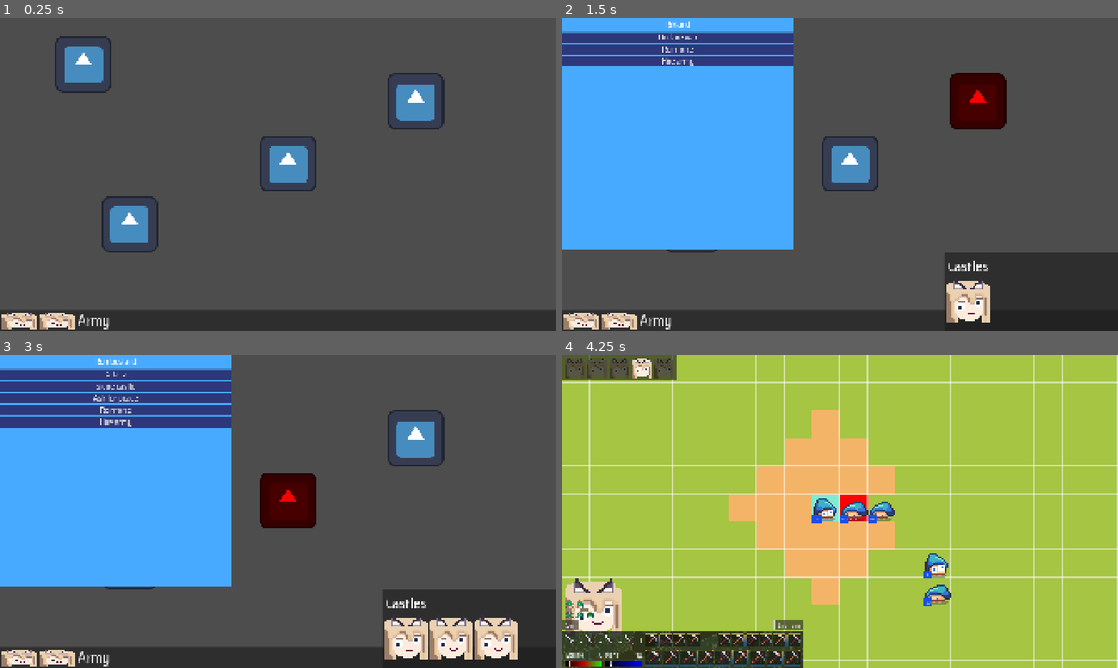
Above: before the commit, frames 1-4 (two rows, left to right).
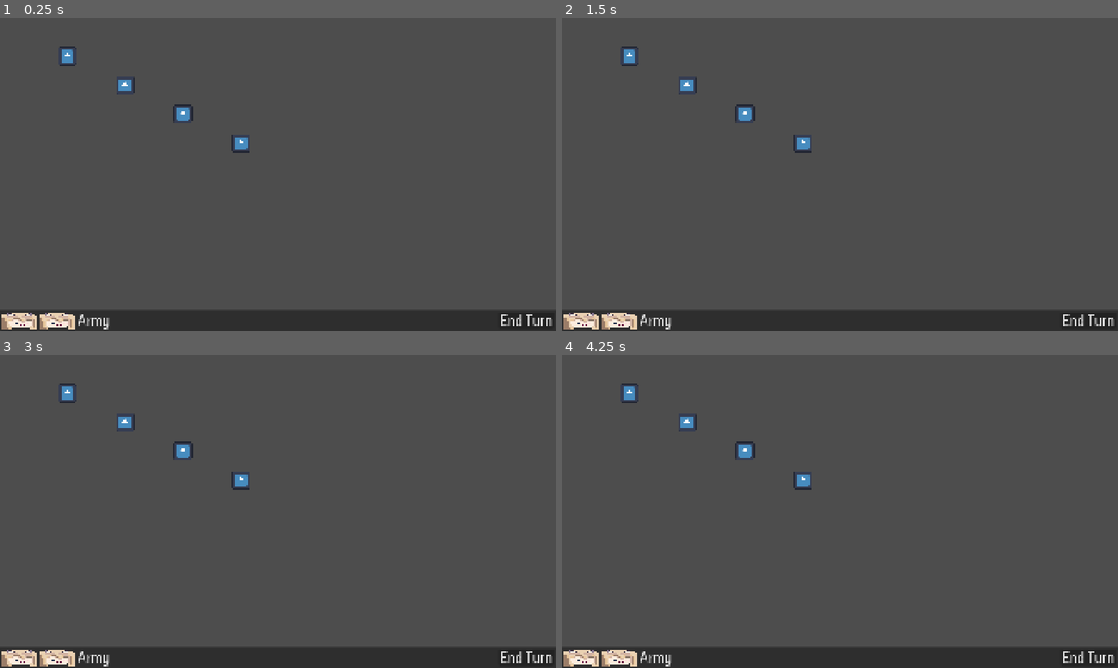
Above: after the commit, the same moments.

Repository: Sandorik00/sangoku
Game: Godot game, scene res://main.tscn
Two runs of this game, one before a commit and one after it. Both use one fixed random seed, a clock stepped at 60 frames per second and the inputs below. The engine's default icon, where the game draws it, is replaced by a stand-in: a white triangle on a blue panel in a dark square.
Inputs (mouse positions are in pixels of both pictures, inside the frame that each line leads up to; where the layout moved, square brackets give the same spot in the first picture):
- Up to frame 1 (0.25 s): no input
- Up to frame 2 (1.5 s): click (628, 55) [645, 64] at 0.5 s; click (979, 102) at 1.27 s
- Up to frame 3 (3 s): click (127, 561) at 2.02 s; click (289, 502) at 2.77 s
- Up to frame 4 (4.25 s): click (678, 373) at 3.5 s, where only the run before the commit has a clickable "Attack"

The runs differ from the first frame. In frame 1, 4.5% of the frame differs, in the area x 9-100%, y 5-99%; in frame 2, 40%; in frame 3, 40%; in frame 4, 98%, in the area x 0-100%, y 0-100%.

Commit message:
default regions

Diff:
--- a/globals/unit_controls_state.gd
+++ b/globals/unit_controls_state.gd
@@ -7,9 +7,9 @@
 var current_state: UnitState = UnitState.TURN
 
 func forward():
-	current_state = Utils.nextEnumMember(UnitState, current_state)
+	current_state = Utils.nextEnumMember(UnitState, current_state) as UnitState
 	nextState.emit(current_state)
 
 func backwards():
-	current_state = Utils.prevEnumMember(UnitState, current_state)
+	current_state = Utils.prevEnumMember(UnitState, current_state) as UnitState
 	nextState.emit(current_state)
--- a/globals/world_state.gd
+++ b/globals/world_state.gd
@@ -1,8 +1,30 @@
 extends Node
+
+var region_icon_ps: PackedScene = preload("uid://si1chjm11vou")
 
 var default_commander: Commander = preload("uid://cvtoav134qx88")
 var default_enemy_commander: Commander = preload("uid://c7djxq3ycce4")
 var default_enemy_army: Army = preload("uid://ccflaedfaseyi")
+
+var sanland: Region = preload("uid://be1hic0tw0w81")
+var rikland: Region = preload("uid://c5vauo0h72mbl")
+var redarchive: Region = preload("uid://qit5odxkt08m")
+var rombusland: Region = preload("uid://dkvcfpm52co1")
+
+func _ready() -> void:
+	var region_icon: RegionIcon = region_icon_ps.instantiate()
+	region_icon.res = sanland
+	DEFAULT_REGIONS.set(FactionsState.FACTIONS.SAN, [region_icon])
+
+	region_icon = region_icon_ps.instantiate()
+	region_icon.res = rombusland
+	DEFAULT_REGIONS.set(FactionsState.FACTIONS.ROMBUS, [region_icon])
+
+	region_icon = region_icon_ps.instantiate()
+	region_icon.res = rikland
+	var region_icon_2 = region_icon_ps.instantiate()
+	region_icon_2.res = redarchive
+	DEFAULT_REGIONS.set(FactionsState.FACTIONS.RIK, [region_icon, region_icon_2])
 
 # player
 var PLAYER_COMMANDERS: Utils.UnitsStateDictionary = Utils.UnitsStateDictionary.new({
@@ -18,10 +40,14 @@
 }
 
 # enemies, neutrals, others per se
-var OTHER_UNITS: Dictionary[Types.TEAMS, Dictionary] = {}
+var OTHER_UNITS: Dictionary[FactionsState.FACTIONS, Dictionary] = {}
 
 var DEFAULT_ENEMY_UNITS: Dictionary[int, Unit] = {
 	0: Unit.new(Types.TEAMS.RED, default_enemy_commander.duplicate(), default_enemy_army.duplicate()),
 	1: Unit.new(Types.TEAMS.RED, default_enemy_commander.duplicate(), default_enemy_army.duplicate()),
 	2: Unit.new(Types.TEAMS.RED, default_enemy_commander.duplicate(), default_enemy_army.duplicate()),
 }
+
+# regions
+## Dictionary[FactionsState.FACTIONS, Array[RegionIcon]]
+var DEFAULT_REGIONS: Dictionary[FactionsState.FACTIONS, Array] = {}
--- /dev/null
+++ b/globals/world_turn_logic.gd
@@ -0,0 +1,11 @@
+extends Node
+
+signal turn_end()
+
+var _campaing_factions: Array[FactionsState.FACTIONS] = []
+
+func _ready():
+	turn_end.connect(_on_turn_end)
+
+func _on_turn_end():
+	pass
--- a/menuPanel.tscn
+++ b/menuPanel.tscn
@@ -8,7 +8,7 @@
 spacing_top = -20
 spacing_bottom = -30
 
-[node name="Panel" type="Panel" unique_id=1993563656 node_paths=PackedStringArray("system_btn", "items_btn", "army_btn")]
+[node name="Panel" type="Panel" unique_id=1993563656 node_paths=PackedStringArray("system_btn", "items_btn", "army_btn", "end_turn_btn")]
 custom_minimum_size = Vector2(0, 72)
 anchors_preset = 12
 anchor_top = 1.0
@@ -20,6 +20,7 @@
 system_btn = NodePath("MarginContainer/HBoxContainer/System")
 items_btn = NodePath("MarginContainer/HBoxContainer/Items")
 army_btn = NodePath("MarginContainer/HBoxContainer/Army")
+end_turn_btn = NodePath("MarginContainer/HBoxContainer/End Turn")
 
 [node name="MarginContainer" type="MarginContainer" parent="." unique_id=643354692]
 layout_mode = 1
@@ -62,3 +63,13 @@
 flat = true
 clip_text = true
 expand_icon = true
+
+[node name="Control" type="Control" parent="MarginContainer/HBoxContainer" unique_id=2043583555]
+layout_mode = 2
+size_flags_horizontal = 3
+
+[node name="End Turn" type="Button" parent="MarginContainer/HBoxContainer" unique_id=1353447845]
+layout_mode = 2
+theme_override_fonts/font = SubResource("FontVariation_efqg6")
+theme_override_font_sizes/font_size = 50
+text = "End Turn"
--- a/menu_panel.gd
+++ b/menu_panel.gd
@@ -5,10 +5,14 @@
 @export var items_btn: TextureButton
 @export var army_btn: Button
 
+@export var end_turn_btn: Button
+
 func _ready():
 	system_btn.pressed.connect(_on_system_pressed)
 	items_btn.pressed.connect(_on_items_pressed)
 	army_btn.pressed.connect(_on_army_pressed)
+
+	end_turn_btn.pressed.connect(_on_end_turn_pressed)
 
 func _on_system_pressed():
 	pass
@@ -18,3 +22,6 @@
 
 func _on_army_pressed():
 	UIState.army_menu_opened = true
+
+func _on_end_turn_pressed():
+	WorldTurnLogic.turn_end.emit()
--- a/project.godot
+++ b/project.godot
@@ -26,6 +26,7 @@
 FactionsState="*uid://vd7msjolcg4f"
 WorldActions="*uid://b86t0rhq6psg3"
 WorldState="*uid://c36pu2v0nh51f"
+WorldTurnLogic="*uid://dasgfpwywrpid"
 
 [display]
 
--- a/regions/region_icon.gd
+++ b/regions/region_icon.gd
@@ -1,4 +1,5 @@
 extends TextureButton
+class_name RegionIcon
 
 @export var res: Region
 
--- /dev/null
+++ b/regions/resources/region_res/Redarchive.tres
@@ -0,0 +1,11 @@
+[gd_resource type="Resource" script_class="Region" format=3 uid="uid://qit5odxkt08m"]
+
+[ext_resource type="Script" uid="uid://cjlq0w58b0627" path="res://regions/region.gd" id="1_twlcb"]
+
+[resource]
+script = ExtResource("1_twlcb")
+id = 2
+name = "RedArchive"
+castle_count = 2
+faction = 1
+metadata/_custom_type_script = "uid://cjlq0w58b0627"
--- /dev/null
+++ b/regions/resources/region_res/Rikzunland.tres
@@ -0,0 +1,10 @@
+[gd_resource type="Resource" script_class="Region" format=3 uid="uid://c5vauo0h72mbl"]
+
+[ext_resource type="Script" uid="uid://cjlq0w58b0627" path="res://regions/region.gd" id="1_ue6s7"]
+
+[resource]
+script = ExtResource("1_ue6s7")
+id = 1
+name = "Rikland"
+faction = 1
+metadata/_custom_type_script = "uid://cjlq0w58b0627"
--- /dev/null
+++ b/regions/resources/region_res/Rombusland.tres
@@ -0,0 +1,11 @@
+[gd_resource type="Resource" script_class="Region" format=3 uid="uid://dkvcfpm52co1"]
+
+[ext_resource type="Script" uid="uid://cjlq0w58b0627" path="res://regions/region.gd" id="1_xo73w"]
+
+[resource]
+script = ExtResource("1_xo73w")
+id = 3
+name = "Rombusland"
+castle_count = 3
+faction = 2
+metadata/_custom_type_script = "uid://cjlq0w58b0627"
--- /dev/null
+++ b/regions/resources/region_res/Sanland.tres
@@ -0,0 +1,8 @@
+[gd_resource type="Resource" script_class="Region" format=3 uid="uid://be1hic0tw0w81"]
+
+[ext_resource type="Script" uid="uid://cjlq0w58b0627" path="res://regions/region.gd" id="1_mfulu"]
+
+[resource]
+script = ExtResource("1_mfulu")
+name = "Sanland"
+metadata/_custom_type_script = "uid://cjlq0w58b0627"
--- a/ui.gd
+++ b/ui.gd
@@ -86,7 +86,7 @@
 		Types.REGION_ACTION_TYPE.ATTACK:
 			UIState.chosen_region = null
 
-			_setup_combat_ui()
+			_setup_combat()
 
 func _show_hire_ui():
 	hire_menu_ui = hire_menu_ui_ps.instantiate()
@@ -104,7 +104,7 @@
 		army_menu_ui.queue_free()
 		army_menu_ui = null
 
-func _setup_combat_ui():
+func _setup_combat():
 	world.hide()
 	self.hide()
 
--- a/world.gd
+++ b/world.gd
@@ -1,4 +1,6 @@
 extends Node2D
+
+var base_region_pos: Vector2 = Vector2(200, 100)
 
 func _unhandled_input(event: InputEvent) -> void:
 	if event is InputEventMouseButton:
@@ -7,3 +9,16 @@
 				UIState.chosen_region = null
 			else:
 				UIState.current_region_action = Types.REGION_ACTION_TYPE.NONE
+
+func _ready() -> void:
+	var all_regions: Array[RegionIcon] = []
+
+	for a in WorldState.DEFAULT_REGIONS.values():
+		all_regions.append_array(a)
+
+	for i in all_regions.size():
+		var new_pos: Vector2 = (base_region_pos * i) + base_region_pos
+		var region: RegionIcon = all_regions.get(i)
+
+		region.position = new_pos
+		add_child(region)
--- a/world.tscn
+++ b/world.tscn
@@ -1,64 +1,6 @@
 [gd_scene format=3 uid="uid://ddwwou0008gkw"]
 
 [ext_resource type="Script" uid="uid://xtsdqwkothv5" path="res://world.gd" id="1_aqk2v"]
-[ext_resource type="PackedScene" uid="uid://si1chjm11vou" path="res://regions/region_icon.tscn" id="1_f3sb7"]
-[ext_resource type="Script" uid="uid://cjlq0w58b0627" path="res://regions/region.gd" id="3_aqk2v"]
-
-[sub_resource type="Resource" id="Resource_036b0"]
-script = ExtResource("3_aqk2v")
-name = "Sanland"
-metadata/_custom_type_script = "uid://cjlq0w58b0627"
-
-[sub_resource type="Resource" id="Resource_dwbse"]
-script = ExtResource("3_aqk2v")
-id = 1
-name = "Rikland"
-faction = 1
-metadata/_custom_type_script = "uid://cjlq0w58b0627"
-
-[sub_resource type="Resource" id="Resource_pkg7o"]
-script = ExtResource("3_aqk2v")
-id = 2
-name = "RedArchive"
-castle_count = 2
-faction = 1
-metadata/_custom_type_script = "uid://cjlq0w58b0627"
-
-[sub_resource type="Resource" id="Resource_gbfbk"]
-script = ExtResource("3_aqk2v")
-id = 3
-name = "Rombusland"
-castle_count = 3
-faction = 2
-metadata/_custom_type_script = "uid://cjlq0w58b0627"
 
 [node name="World" type="Node2D" unique_id=1856769851]
 script = ExtResource("1_aqk2v")
-
-[node name="Region" parent="." unique_id=1036715789 instance=ExtResource("1_f3sb7")]
-offset_left = 192.0
-offset_top = 64.0
-offset_right = 384.0
-offset_bottom = 256.0
-res = SubResource("Resource_036b0")
-
-[node name="Region2" parent="." unique_id=1811881947 instance=ExtResource("1_f3sb7")]
-offset_left = 1340.0
-offset_top = 192.0
-offset_right = 1532.0
-offset_bottom = 384.0
-res = SubResource("Resource_dwbse")
-
-[node name="Region3" parent="." unique_id=2147161805 instance=ExtResource("1_f3sb7")]
-offset_left = 352.0
-offset_top = 616.0
-offset_right = 544.0
-offset_bottom = 808.0
-res = SubResource("Resource_pkg7o")
-
-[node name="Region4" parent="." unique_id=1903176473 instance=ExtResource("1_f3sb7")]
-offset_left = 899.0
-offset_top = 407.0
-offset_right = 1091.0
-offset_bottom = 599.0
-res = SubResource("Resource_gbfbk")
Not shown, added: globals/world_turn_logic.gd.uid
